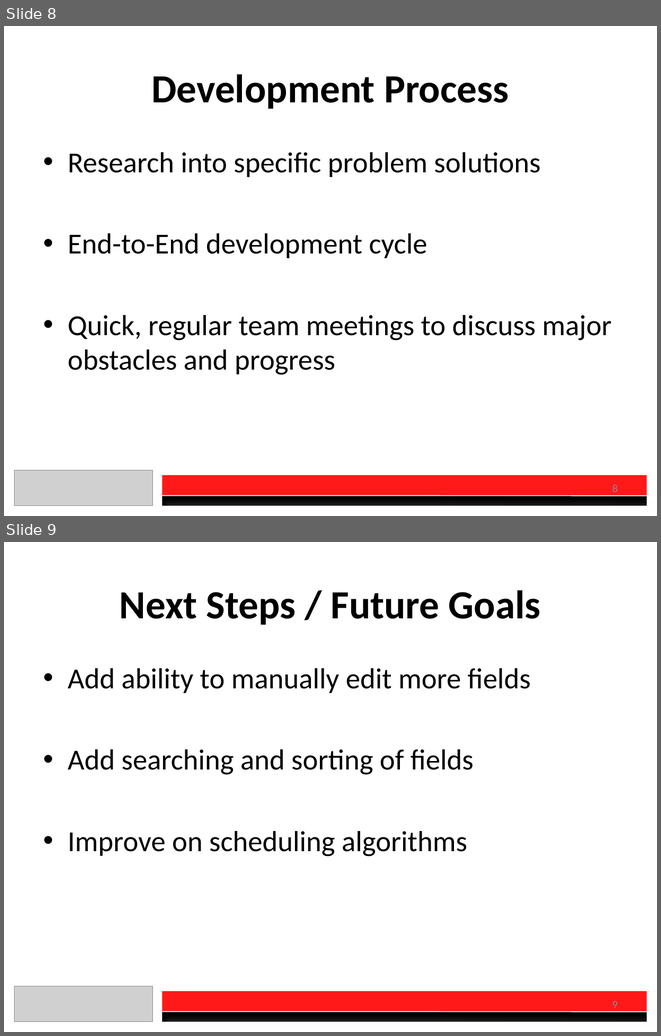
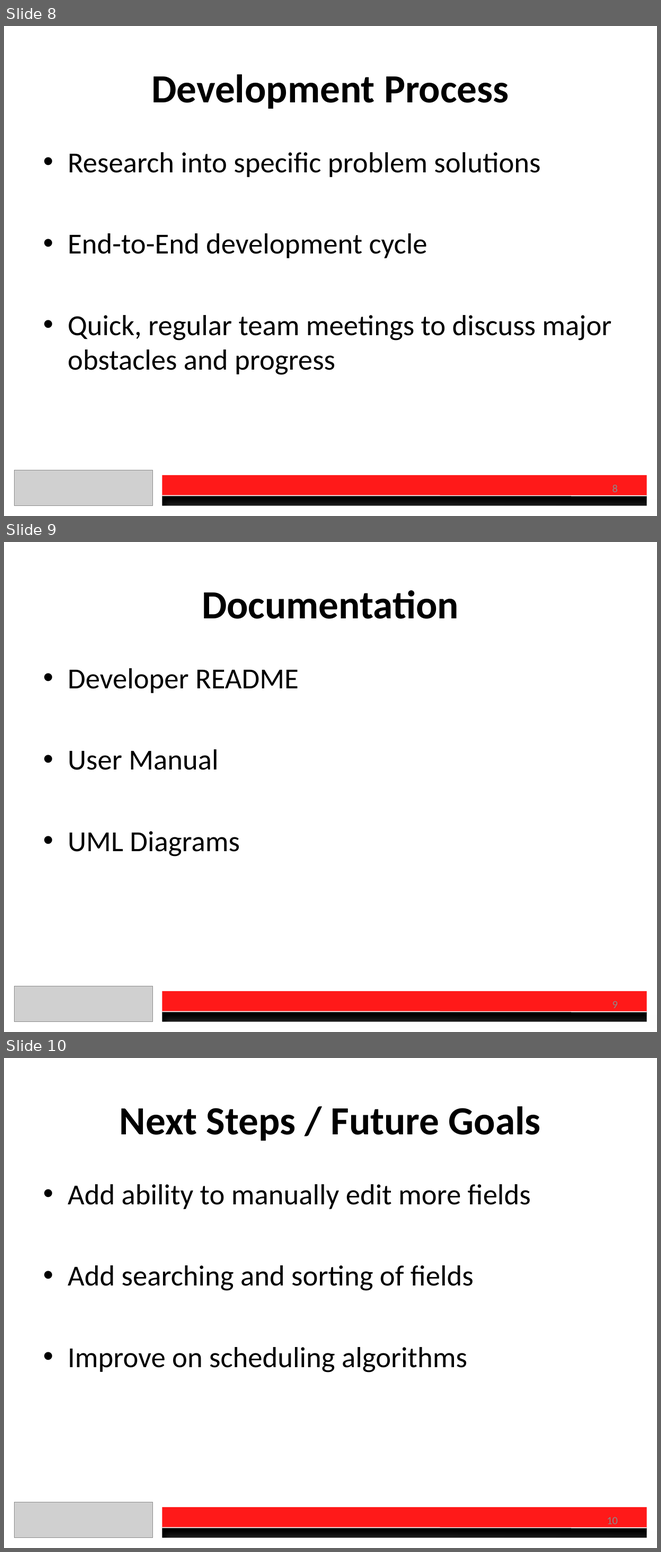
Before and after one commit to DanielSauve/OEC2017, a slide deck: Presentation.pptx. Shown one above the other, each under a label of ours: slides 8 and 9 before the commit, slides 8, 9 and 10 after it. The pictures are 661x1036 and 661x1552 pixels, drawn with LibreOffice and Linux fonts; fonts in the diff are those of the drawing; grey boxes stand for pictures. Boxes give left, top, right and bottom in pixels: in the first picture for what was removed or moved away, otherwise in the second. Text is boxed around its words. In the diff, an @@ line names an element or a change of style, - is before the commit and + after.

Commit message:
Updated documention for proper program name. switched read me to .md. Create uml diagram and began updateing presentation

```diff
--- a/Presentation.pptx
+++ b/Presentation.pptx
@@ slide 9 added at [4, 542, 657, 1032], background #FFFFFF @@
@@ title added at [202, 590, 459, 619], 44 pt, text #000000, bold @@
+Documentation
@@ text added at [68, 668, 299, 856], 32 pt, text #000000 @@
+• Developer README
+• User Manual
+• UML Diagrams
@@ picture added at [15, 986, 153, 1022] @@
@@ rectangle added at [162, 991, 646, 1012], fill #FF0000 at 90% opacity @@
@@ page number added at [612, 1001, 618, 1008], 12 pt, text #8C8C8C @@
+9
@@ rectangle added at [162, 1012, 646, 1022], fill #000000 @@
@@ line added from (162, 1012) to (646, 1012), #FFFFFF 1 pt @@
@@ what was slide 9 is now slide 10 @@
@@ page number at [607, 1517, 618, 1524]: text changed @@
-9
+10
```
Also in this commit, not shown: 5 slides changed, 4 other files.
